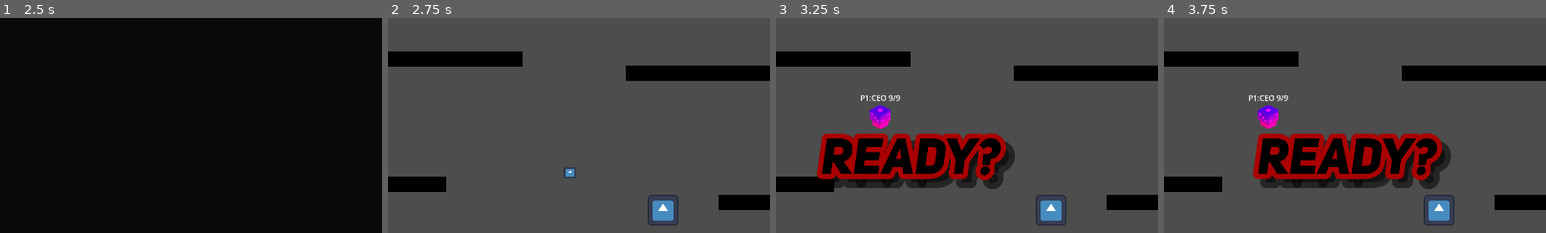
Above: before the commit, frames 1-4 (left to right).
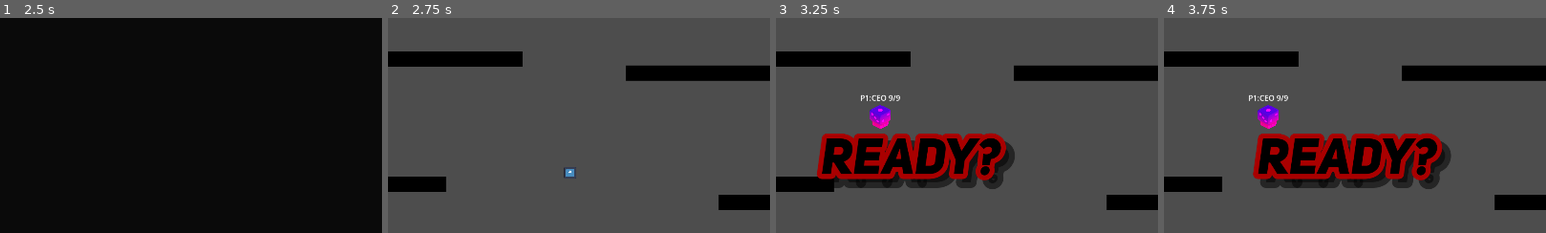
Above: after the commit, the same moments.

Repository: PlaySorbonne/projet-pixel
Game: Godot game, scene res://scenes/Menus/MenuPersistent.tscn
Two runs of this game, one before a commit and one after it. Both use one fixed random seed, a clock stepped at 60 frames per second and the inputs below. The engine's default icon, where the game draws it, is replaced by a stand-in: a white triangle on a blue panel in a dark square.
Inputs:
- Up to frame 1 (2.5 s): click "Start" at 0.5 s; tap Enter (attack) at 1.25 s; hold D (right) 1.28-2 s; hold Enter (attack) 1.28-2 s; tap Space (jump) at 1.52 s; click "Play game" at 2 s
- Up to frame 2 (2.75 s): no input
- Up to frame 3 (3.25 s): hold D (right) from 2.78 s (still down); tap Shift (special) at 2.85 s; tap Space (jump) at 3.02 s
- Up to frame 4 (3.75 s): release D (right) at 3.53 s; hold A (left) from 3.53 s (still down); hold Enter (attack) from 3.53 s (still down)
The pictures show only the part of the screen within x 26-76%, y 17-67%; the shares and areas given below are measured in that part.

Frame 1 is identical in both runs. In frame 2, 0.7% of the frame differs, in the area x 68-76%, y 82-97%; in frame 3, 0.7%; in frame 4, 0.7%.

Commit message:
removed unused dummy in world
.

Diff:
--- a/scenes/Characters/Evolutions/ceo_character.tscn
+++ b/scenes/Characters/Evolutions/ceo_character.tscn
@@ -1,7 +1,6 @@
-[gd_scene load_steps=3 format=3 uid="uid://gxorr7jk1k24"]
+[gd_scene load_steps=2 format=3 uid="uid://gxorr7jk1k24"]
 
 [ext_resource type="PackedScene" uid="uid://ofdotmbw4jkx" path="res://scenes/Characters/Player.tscn" id="1_dytvo"]
-[ext_resource type="Script" path="res://scenes/Characters/Evolutions/Specials/SpecialCEO.gd" id="2_vlqeh"]
 
 [node name="CEOCharacter" instance=ExtResource("1_dytvo")]
 attack_damage = 3
@@ -9,9 +8,3 @@
 
 [node name="Sprite2D" parent="." index="0"]
 self_modulate = Color(1, 0, 1, 1)
-
-[node name="SpecialAttack" parent="." index="7"]
-script = ExtResource("2_vlqeh")
-dash_speed = 2000
-dash_duration = 0.125
-dash_cooldown = 0.25
--- a/scenes/world.tscn
+++ b/scenes/world.tscn
@@ -1,18 +1,14 @@
-[gd_scene load_steps=12 format=3 uid="uid://bxfrc0btquk6a"]
+[gd_scene load_steps=10 format=3 uid="uid://bxfrc0btquk6a"]
 
 [ext_resource type="Script" path="res://scripts/world.gd" id="1_105og"]
 [ext_resource type="PackedScene" uid="uid://dqii8t3231iwe" path="res://scenes/Tools/adjust_stats.tscn" id="2_7bqa4"]
 [ext_resource type="PackedScene" uid="uid://6ro5mql3evsd" path="res://scenes/Menus/Submenus/ScreenTransition.tscn" id="2_r5t17"]
 [ext_resource type="PackedScene" uid="uid://cv1w5v10663nr" path="res://scenes/World/Objects/ObjectiveBox.tscn" id="3_qwyn0"]
-[ext_resource type="Texture2D" uid="uid://dxlji7oy1y5hf" path="res://icon.svg" id="5_af80r"]
 [ext_resource type="Script" path="res://scripts/WorldCamera.gd" id="5_d5mk4"]
 [ext_resource type="PackedScene" uid="uid://bpxvlm8njmgom" path="res://scenes/Utilities/FreezeFrame.tscn" id="5_th1ca"]
 [ext_resource type="PackedScene" uid="uid://bb8cmasgxp6l4" path="res://scenes/World/Environment/StaticWall.tscn" id="5_yc1ep"]
 [ext_resource type="PackedScene" uid="uid://dn5yhc4hp0l7h" path="res://scenes/Utilities/CameraUtil.tscn" id="6_vq42y"]
 [ext_resource type="PackedScene" uid="uid://b8swqp82uj8tl" path="res://scenes/Menus/GameUI/start_game_screen.tscn" id="10_y5qku"]
-
-[sub_resource type="RectangleShape2D" id="RectangleShape2D_ev64r"]
-size = Vector2(119, 123)
 
 [node name="World" type="Node2D"]
 script = ExtResource("1_105og")
@@ -39,16 +35,6 @@
 
 [node name="HentaiBox" parent="." instance=ExtResource("3_qwyn0")]
 position = Vector2(571, 372)
-
-[node name="Dummy" type="CharacterBody2D" parent="."]
-position = Vector2(960, 529)
-
-[node name="Sprite2D" type="Sprite2D" parent="Dummy"]
-texture = ExtResource("5_af80r")
-
-[node name="CollisionShape2D" type="CollisionShape2D" parent="Dummy"]
-position = Vector2(1, -4)
-shape = SubResource("RectangleShape2D_ev64r")
 
 [node name="Camera" type="Camera2D" parent="."]
 position = Vector2(576, 324)
